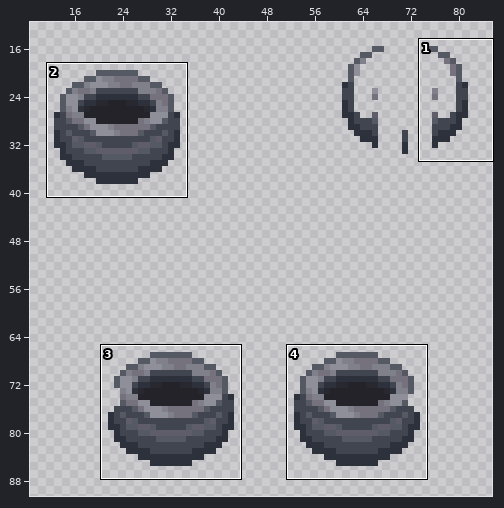
Two versions of one sprite sheet, Resources/Textures/_CP14/Objects/Specific/Alchemy/cauldron.rsi/inhand-right.png. Above: a wide view before the commit, with the close-up outlined.
Close-up. Earlier state:
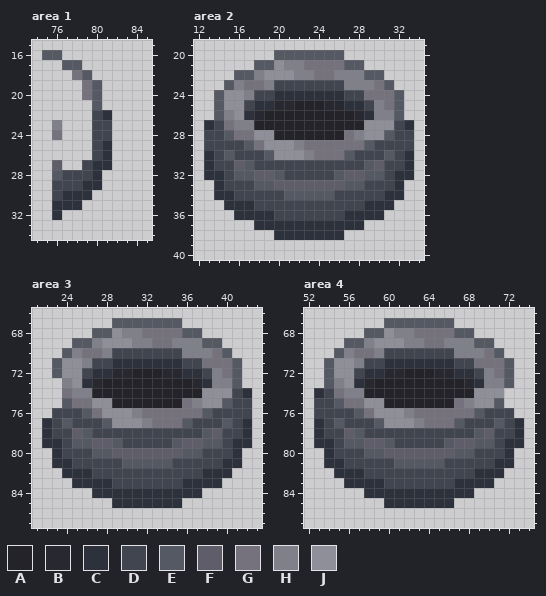
The file is 96x96 pixels. Colours within 5 levels of each other are drawn and written as one. Shown: area 1: x 74..85, y 15..34; area 2: x 12..34, y 19..40; area 3: x 21..43, y 66..87; area 4: x 52..74, y 66..87. The wide view leaves out empty margins. The commit also changed other parts of the picture, which this record leaves out.
Palette (. is transparent): A #242329  B #272830  C #2d313c  D #414550  E #555963  F #605d6a  G #75727e  H #7f808a  J #8e8f98
Pixels before, area 1, first column x 75:
16 EE.....
17 ..EE...
18 ...GE..
19 ....GE.
20 ....GE.
21 .....E.
22 .....DC
23 .H...DD
24 .G...DD
25 .....DC
26 .....DC
27 .F..DCC
28 .EDDDC.
29 .DDDCC.
30 .DCCC..
31 .CCC...
32 .C.....
Pixels before, area 2, first column x 13:
20 .......EEEEEEE.......
21 .....EEJHHGGGGEE.....
22 ...EEHJJJHHGGHHHEE...
23 ..EHGGHDDDDDDDHHHGE..
24 .EJJHDDCCCCCCCDDGGGE.
25 .EJJDCCBBAAABBCCDHGE.
26 .EHJCBAAAAAAAAABCHHE.
27 CDGHHAAAAAAAAAAAJJJDC
28 DDEGGJJAAAAAAAGHJJEDD
29 DDDDEGJJJHGGGGGGEDDDD
30 CDEDDDEJJJHGGGEDDDEDC
31 CDDFEDDDDDDDDDDDEFDDC
32 CCDEEFFEDDDDDEFFEEDCC
33 .CDDDEEFFFFFFFEEDDDC.
34 .CCDDDDDEEEEEDDDDDCC.
35 ..CCCDDDDDDDDDDDCCC..
36 ...CCCCDDDDDDDCCCC...
37 .....CCCCCCCCCCC.....
38 .......CCCCCCC.......
Pixels before, area 3, first column x 22:
67 .......EEEEEEE.......
68 .....EEJHHGGGGEE.....
69 ...EEHJJJHHGGHHHEE...
70 ..EHGGHDDDDDDDHHHGE..
71 .EJJHDDCCCCCCCDDGGGE.
72 .EJJDCCBBAAABBCCDHGE.
73 ..HJCBAAAAAAAAABCHHE.
74 ..GHHAAAAAAAAAAAJJJDC
75 ..EGGJJAAAAAAAGHJJEDD
76 .DDDEGJJJHGGGGGGEDDDD
77 CDEDDDEJJJHGGGEDDDEDC
78 CDDFEDDDDDDDDDDDEFDDC
79 CCDEEFFEDDDDDEFFEEDCC
80 .CDDDEEFFFFFFFEEDDDC.
81 .CCDDDDDEEEEEDDDDDCC.
82 ..CCCDDDDDDDDDDDCCC..
83 ...CCCCDDDDDDDCCCC...
84 .....CCCCCCCCCCC.....
85 .......CCCCCCC.......
Pixels before, area 4, first column x 53:
67 .......EEEEEEE.......
68 .....EEJHHGGGGEE.....
69 ...EEHJJJHHGGHHHEE...
70 ..EHGGHDDDDDDDHHHGE..
71 .EJJHDDCCCCCCCDDGGGE.
72 .EJJDCCBBAAABBCCDHGE.
73 .EHJCBAAAAAAAAABCHHE.
74 CDGHHAAAAAAAAAAAJJJ..
75 DDEGGJJAAAAAAAGHJJE..
76 DDDDEGJJJHGGGGGGEDDD.
77 CDEDDDEJJJHGGGEDDDEDC
78 CDDFEDDDDDDDDDDDEFDDC
79 CCDEEFFEDDDDDEFFEEDCC
80 .CDDDEEFFFFFFFEEDDDC.
81 .CCDDDDDEEEEEDDDDDCC.
82 ..CCCDDDDDDDDDDDCCC..
83 ...CCCCDDDDDDDCCCC...
84 .....CCCCCCCCCCC.....
85 .......CCCCCCC.......
After the commit:
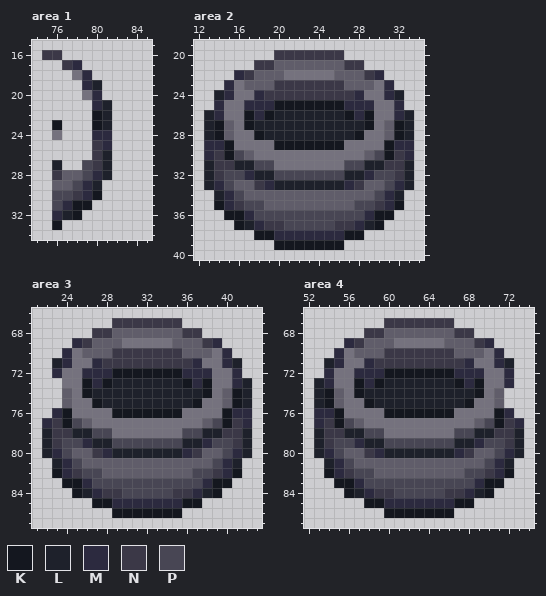
Colours new in this view: K #14171f  L #1e212b  M #2c2a3f  N #3b3847  P #484654
Edits made:
Changed rows in their new state; - is an unchanged pixel.
Area 1:
first column x 75:
16 NN-----
17 --NM---
18 ----M--
19 ----ML-
20 -----M-
21 -----ML
22 -----KL
23 -K---KL
24 -----MM
25 -----NM
26 -----NL
27 -L--PNL
28 -NFFPML
29 -FFPML-
30 -PPNMK-
31 -PMKK--
32 -MLK---
33 -K-----
Area 2:
first column x 13:
20 -------NNNNNNN-------
21 -----NNFFFFFFFNN-----
22 ---MNFFFGGG--FFFNM---
23 --MGFFFNNNNNNNFFF-M--
24 -LMGGMNNNNNNNNNM--ML-
25 -MGGMMMKKKKKKKMMMG-M-
26 LMGGKMKLLLLLLLKMKGGML
27 LKFGKLLLLLLLLLLLKGFKL
28 LKF--KLLLLLLLLLKGGFKL
29 MMKGG-GKKKKKKK--GGKMM
30 MNKPFGGGGGG---GGFPKNM
31 LNNLLPPGGGGGGGPPLLNNL
32 LNPPMLLPPPPPPPLLMPPNL
33 LMPFFNMLLLLLLLMNFFPML
34 -LMPFFFFFFFFFFFFFPML-
35 -KMNPPFFFFFFFFFPPNMK-
36 --KKMPPPPPPPPPPPMKK--
37 ---KLMNNPPPPPNNMLK---
38 -----KKMMMMMMMKK-----
39 -------KKKKKKK-------
Area 3:
first column x 22:
67 -------NNNNNNN-------
68 -----NNFFFFFFFNN-----
69 ---MNFFFGGG--FFFNM---
70 --MGFFFNNNNNNNFFF-M--
71 -LMGGMNNNNNNNNNM--ML-
72 -MGGMMMKKKKKKKMMMG-M-
73 --GGKMKLLLLLLLKMKGGML
74 --FGKLLLLLLLLLLLKGFKL
75 --F--KLLLLLLLLLKGGFKL
76 -MKGG-GKKKKKKK--GGKMM
77 MNKPFGGGGGG---GGFPKNM
78 LNNLLPPGGGGGGGPPLLNNL
79 LNPPMLLPPPPPPPLLMPPNL
80 LMPFFNMLLLLLLLMNFFPML
81 -LMPFFFFFFFFFFFFFPML-
82 -KMNPPFFFFFFFFFPPNMK-
83 --KKMPPPPPPPPPPPMKK--
84 ---KLMNNPPPPPNNMLK---
85 -----KKMMMMMMMKK-----
86 -------KKKKKKK-------
Area 4:
first column x 53:
67 -------NNNNNNN-------
68 -----NNFFFFFFFNN-----
69 ---MNFFFGGG--FFFNM---
70 --MGFFFNNNNNNNFFF-M--
71 -LMGGMNNNNNNNNNM--ML-
72 -MGGMMMKKKKKKKMMMG-M-
73 LMGGKMKLLLLLLLKMKGGM-
74 LKFGKLLLLLLLLLLLKGF--
75 LKF--KLLLLLLLLLKGGF--
76 MMKGG-GKKKKKKK--GGKM-
77 MNKPFGGGGGG---GGFPKNM
78 LNNLLPPGGGGGGGPPLLNNL
79 LNPPMLLPPPPPPPLLMPPNL
80 LMPFFNMLLLLLLLMNFFPML
81 -LMPFFFFFFFFFFFFFPML-
82 -KMNPPFFFFFFFFFPPNMK-
83 --KKMPPPPPPPPPPPMKK--
84 ---KLMNNPPPPPNNMLK---
85 -----KKMMMMMMMKK-----
86 -------KKKKKKK-------
Boxes around the changes in both close-ups, in picture pixels (x1, y1, x2, y2):
changed: (42, 50, 112, 230)
changed: (204, 50, 414, 250)
changed: (42, 318, 252, 518)
changed: (314, 318, 524, 518)
